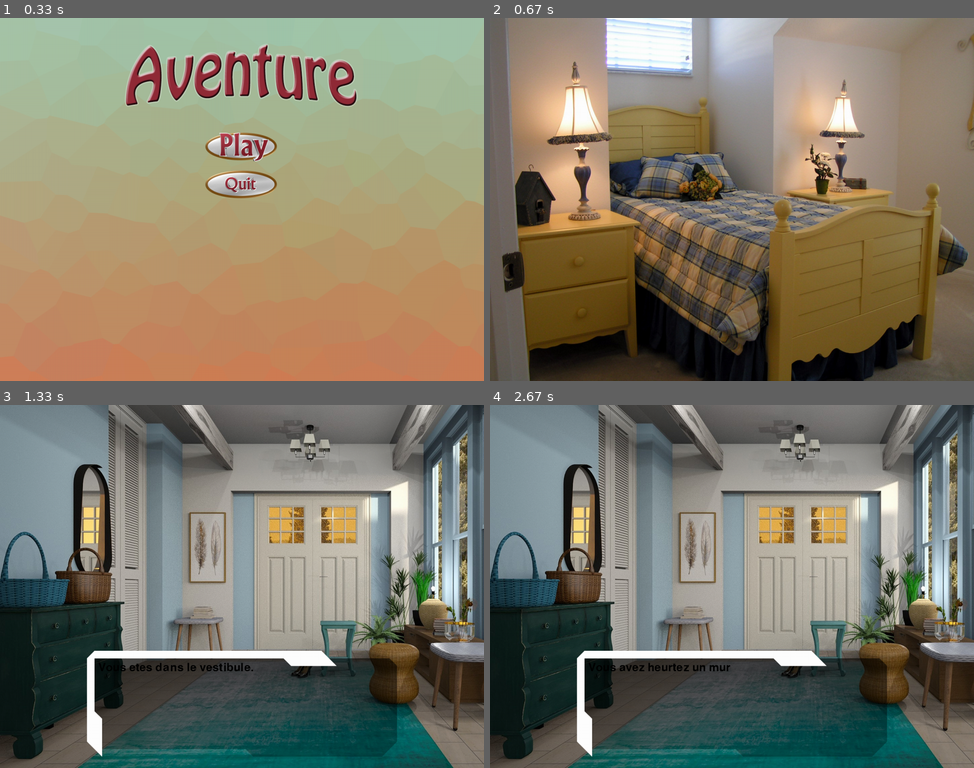
Above: before the commit, frames 1-4 (two rows, left to right).
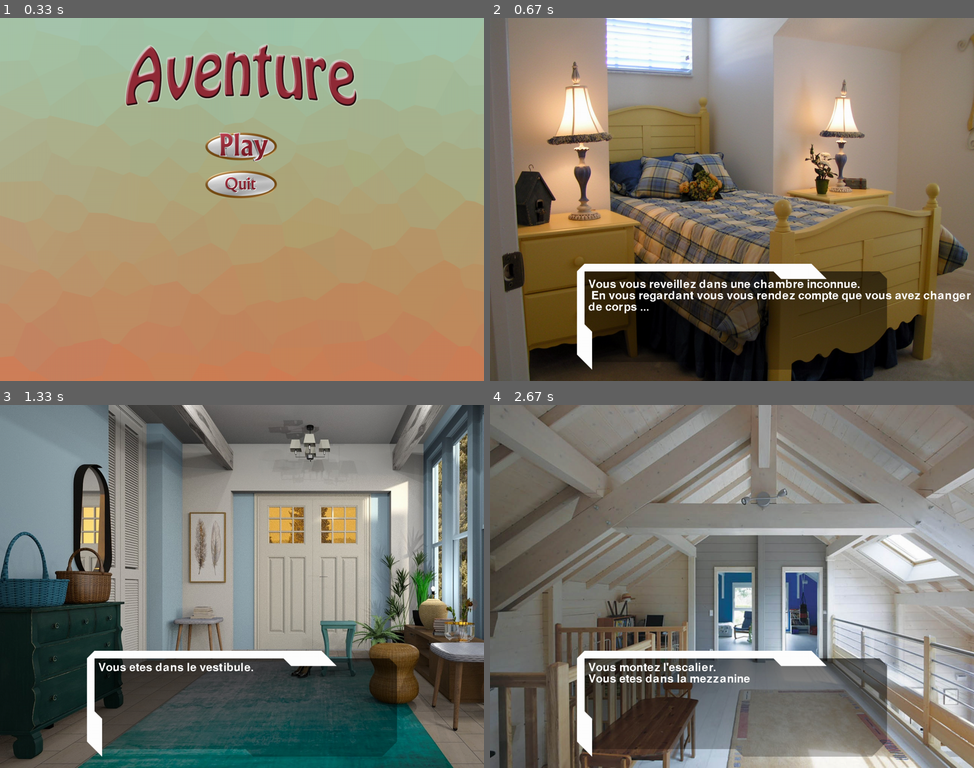
Above: after the commit, the same moments.

Repository: mchedor/adventureRoom
Game: pygame game, started from testpygame.py
The game is run twice, just before and just after one commit, with the same random seed, the same clock (stepped at 60 frames per second) and the same inputs.
Inputs (mouse positions are in pixels of both pictures, inside the frame that each line leads up to):
- Up to frame 1 (0.33 s): no input
- Up to frame 2 (0.67 s): click (732, 145) at 0.38 s
- Up to frame 3 (1.33 s): hold Right 0.67-1.13 s; move the mouse to (222, 601) at 0.7 s; hold Up from 1.17 s (still down)
- Up to frame 4 (2.67 s): release Up at 1.65 s; hold Right 1.68-2.37 s; hold Left from 2.4 s (still down)

Frame 1 is identical in both runs. In frame 2, 12% of the frame differs, in the area x 17-100%, y 67-97%; in frame 3, 0.3%; in frame 4, 84%, in the area x 0-100%, y 0-100%.

Commit message:
v1.1.2
toute les image sont là,
j'arrive à la fin du projet, je pense que je le continuerait pour finir ce que j'ai commencé mais rien n'est sur.

Diff:
--- a/element2jeu.json
+++ b/element2jeu.json
@@ -6,7 +6,8 @@
 
     ],
     "object":[
-        {"id":0,"name":"cle_sous_sol", "message":"Vous recuperez les cles du sous sol"}
+        {"id":0,"name":"cle_sous_sol", "message":"Vous recuperez les cles du sous sol"},
+        {"id":1,"name":"cle_voiture", "message":"Vous recuperez les cles de la voiture"}
     ],
     "achievment":{
         "salle":{
--- a/salle.json
+++ b/salle.json
@@ -25,7 +25,7 @@
             "id":7,"name":"vestibule","annonce":"Vous etes dans le vestibule.","pos":{"x":1,"y":2},"join":null,"image":"vestibule.jpg"
         },
         {
-            "id":8,"name":"escalier","annonce":"Vous monter l'escalier.","join":{"lieu":"maison1","salle":1},"image":"escalier.jpg"
+            "id":8,"name":"escalier","annonce":"Vous montez l'escalier.","join":{"lieu":"maison1","salle":1},"image":"escalier.jpg"
         },
         {
             "id":9,"name":"cuisine","annonce":"Vous etes dans la cuisine.","join":null,"image":"cuisine.jpg"
@@ -49,19 +49,19 @@
             "id":0,"name":"error","annonce":"Vous ne pouvez pas aller de ce coté.","join":null,"image":null
         },
         {
-            "id":1,"name":"mezzanine","annonce":"Vous etes dans la mezzanine","pos":{"x":1,"y":1},"join":null,"image":null
+            "id":1,"name":"mezzanine","annonce":"Vous etes dans la mezzanine","pos":{"x":1,"y":1},"join":null,"image":"mezzanine.jpg"
         },
         {
-            "id":2,"name":"chambre4","annonce":"Vous etes dans la chambre de toto.","join":null,"image":null
+            "id":2,"name":"chambre4","annonce":"Vous etes dans une chambre.","join":null,"image":"chambre4.jpg"
         },
         {
-            "id":3,"name":"chambre5","annonce":"Vous etes dans la chambre de toto.","join":null,"image":null
+            "id":3,"name":"chambre5","annonce":"Vous etes dans une chambre.","join":null,"image":"chambre5.jpg"
         },
         {
-            "id":4,"name":"salle de bain","annonce":"Vous etes dans la chambre de toto.","join":null,"image":null
+            "id":4,"name":"salle de bain","annonce":"Vous passez dans la salle de bain","join":null,"image":"salle_de_bain2.jpg"
         },
         {
-            "id":5,"name":"escalier","annonce":"Vous etes dans la chambre de toto.","join":{"lieu":"maisonR","salle":7},"image":null
+            "id":5,"name":"escalier","annonce":"Vous descendez l'escalier.","join":{"lieu":"maisonR","salle":7},"image":"escalier.jpg"
         }
     ]
 }
--- a/testpygame.py
+++ b/testpygame.py
@@ -20,11 +20,19 @@
     s = aventure.Salle()
     print(s.map)
     loop=s.loop
+    annonce="Vous vous reveillez dans une chambre inconnue.\n En vous regardant vous vous rendez compte que vous avez changer de corps ..."
     if s.get_image():
+
         image_chemin="image/"
         print(image_chemin+s.get_image())
         fond = pygame.image.load(image_chemin+s.get_image()).convert()
-        fenetre.blit(pygame.transform.scale(fond, (largeur,hauteur)),(0,0))
+        #fenetre.fill(pygame.Color('white'))
+        fenetre.blit(fond, (0,0))
+        dialogue=pygame.image.load("image/dialogue.png")
+        dialogue_x=(largeur/2)-(dialogue.get_size()[0]/2)
+        dialogue_y=650
+        fenetre.blit(dialogue, (dialogue_x,dialogue_y))
+        blit_text(fenetre, annonce, (dialogue_x+30, dialogue_y+40), font)
         pygame.display.flip()
     while loop:
         act=""
@@ -41,7 +49,6 @@
             s.action(act)
             annonce=s.get_annonce()
             print(annonce)
-            fenetre.blit(font.render(annonce, True, (0, 255, 0)),(0,300))
             if debug=="toto":
                 y=s.y
                 print("x :",s.x,"\ny : ", y)
@@ -68,7 +75,7 @@
             if loop==False:
                 time.sleep(5)
 
-def blit_text(surface, text, pos, font, color=pygame.Color('black')):
+def blit_text(surface, text, pos, font, color=pygame.Color('white')):
     words = [word.split(' ') for word in text.splitlines()]  # 2D array where each row is a list of words.
     space = font.size(' ')[0]  # The width of a space.
     max_width, max_height = surface.get_size()
Binary file added: image/maison1/chambre4.jpg
Binary file added: image/maison1/chambre5.jpg
Binary file added: image/maison1/escalier.jpg
Binary file added: image/maison1/mezzanine.jpg
Binary file added: image/maison1/salle_de_bain2.jpg
